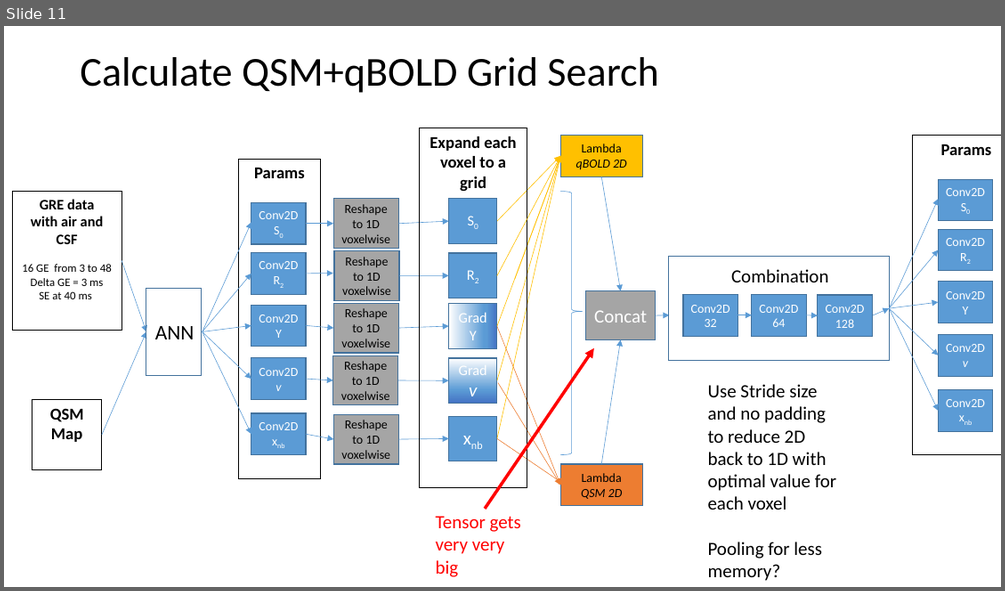
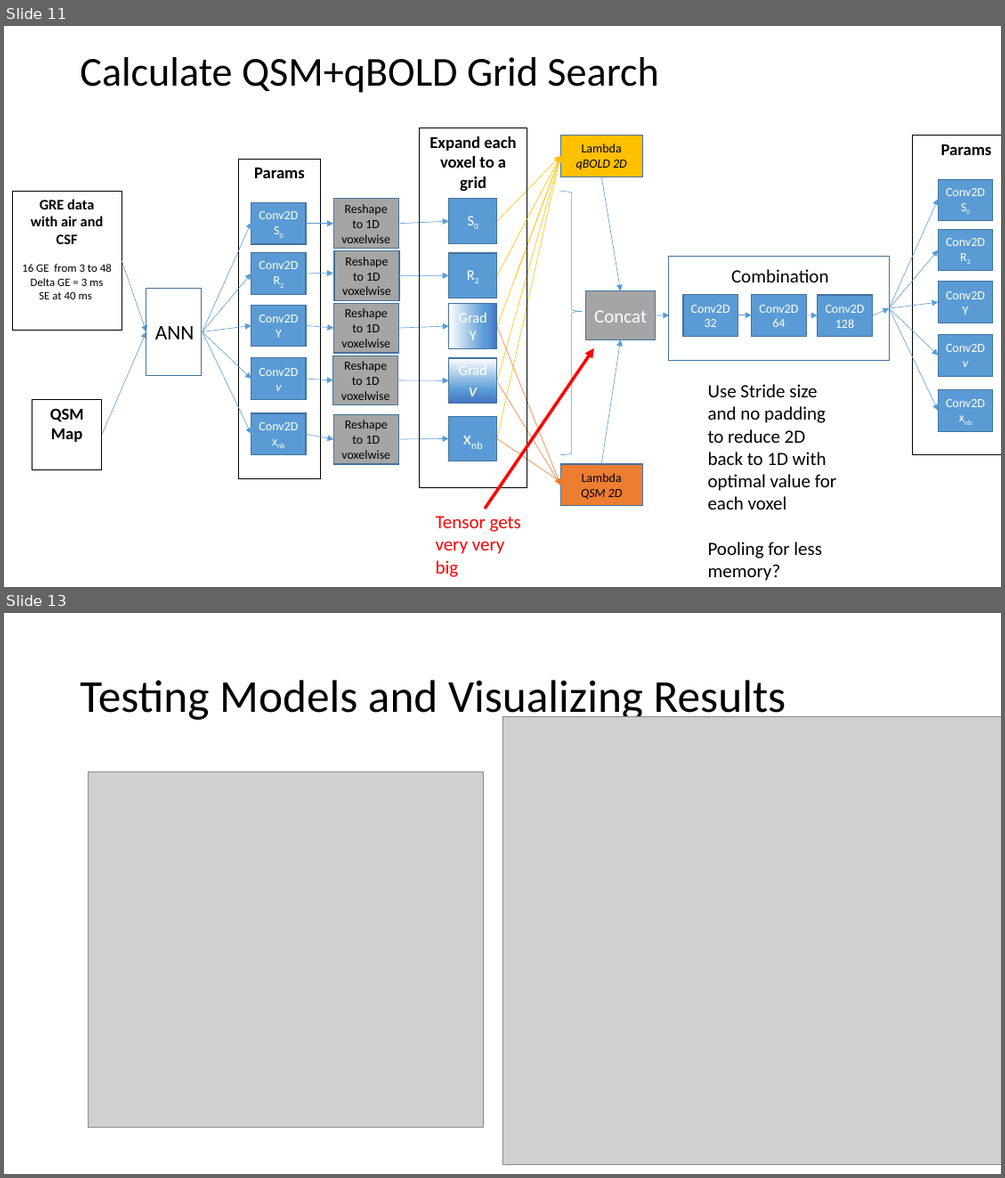
Before and after one commit to PatrickKinz/DeepLearning, a slide deck: Netzwerk_Architekturen.pptx. Shown one above the other, each under a label of ours: slide 11 before the commit, slides 11 and 13 after it; the slides between them are not shown. The pictures are 1005x591 and 1005x1178 pixels, drawn with LibreOffice and Linux fonts; fonts in the diff are those of the drawing; grey boxes stand for pictures. Boxes give left, top, right and bottom in pixels: in the first picture for what was removed or moved away, otherwise in the second. Text is boxed around its words. In the diff, an @@ line names an element or a change of style, - is before the commit and + after.

```diff
--- a/Netzwerk_Architekturen.pptx
+++ b/Netzwerk_Architekturen.pptx
@@ slide 13 added at bbox=[4, 613, 1001, 1174], background #FFFFFF @@
@@ title added at bbox=[80, 680, 786, 722], 44 pt, text #000000 @@
+Testing Models and Visualizing Results
@@ picture added at bbox=[502, 716, 1001, 1165] @@
@@ picture added at bbox=[88, 771, 484, 1127] @@
```
Also in this commit, not shown: 1 slide changed, 1 other file.
